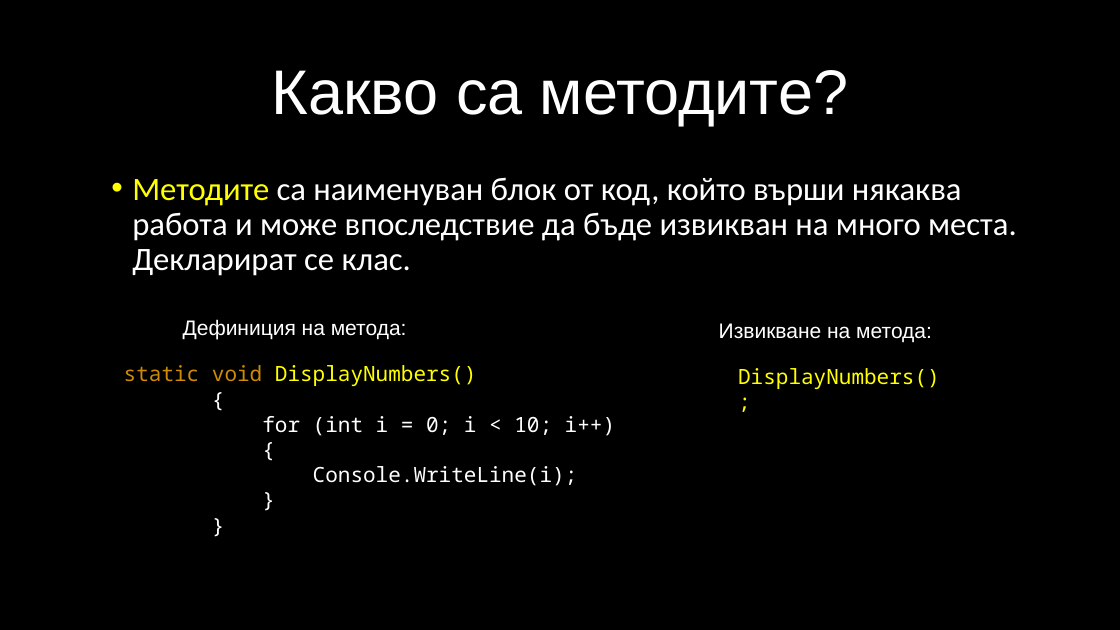
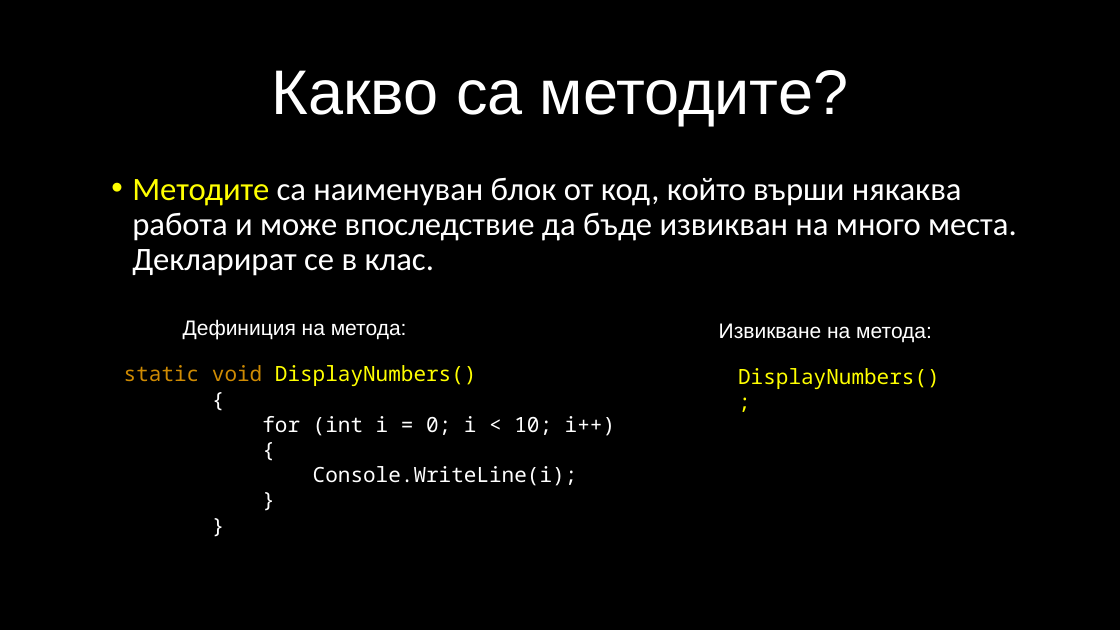
Before and after one commit to velizar92/CSharp-Programming-Presentations, a slide deck: slide 3 of C# Intermediate.pptx. Drawn at 1120x630 pixels with LibreOffice and Linux fonts; fonts in the diff are those of the drawing; background and template pictures are left out. Boxes give left, top, right and bottom in pixels: in the first picture for what was removed or moved away, otherwise in the second. Text is boxed around its words. In the diff, an @@ line names an element or a change of style, - is before the commit and + after.

```diff
--- a/C# Intermediate.pptx
+++ b/C# Intermediate.pptx
@@ text at [132, 178, 1017, 276]: text changed @@
-• Методите са наименуван блок от код, който върши някаква работа и може впоследствие да бъде извикван на много места. Декларират се клас.
+• Методите са наименуван блок от код, който върши някаква работа и може впоследствие да бъде извикван на много места. Декларират се в клас.
```
Also in this commit, not shown: 8 slides added.
